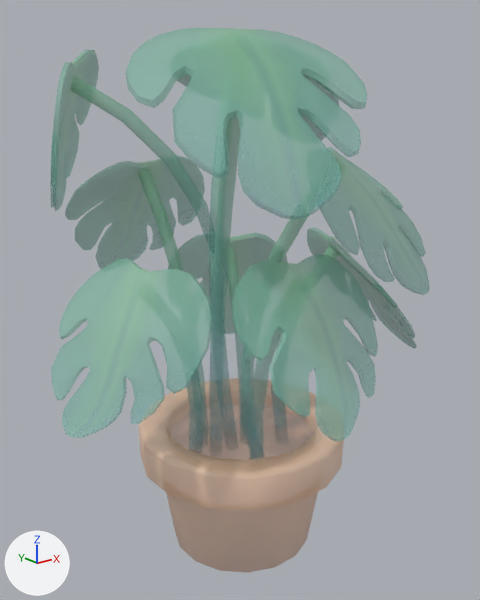
Before and after pictures for a commit that changed the FBX model Assets/Models/Tiny Treats plants/monstera_plant_large_potted.fbx.
Camera for both pictures: a 50 mm lens placed at (-2.8, -3.48, 3.32), pointed at (0.01, 0.03, 1.92). Arrows for +X, +Y and +Z are at lower left; the lights stay in place. Objects named as collision shapes, trigger or cutter boxes, shadow casters or lower levels of detail are left out. Where no turn or scale is listed for an object, it has been applied to the vertices.

In view in the first picture: 'monstera_plant_large_potted'.
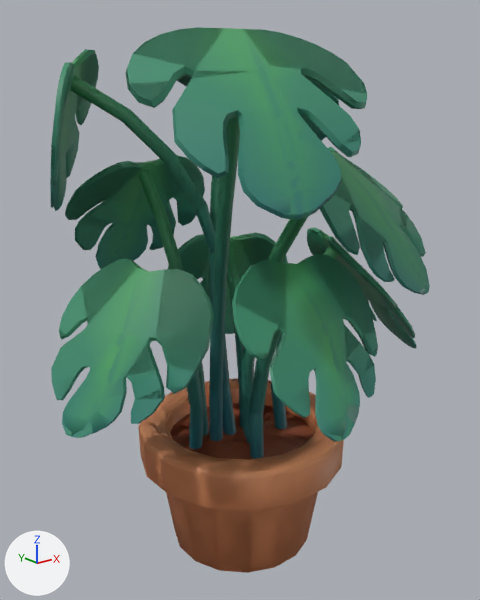
Boxes [x1, y1, x2, y2] around the edits, measured in the pictures (480 x 600 px):
'monstera_plant_large_potted', surface changed: [50, 27, 429, 573] in both
'monstera_plant_large_potted_LOD1', added (green): after [50, 27, 430, 573]

What changed in the scene script:
```text
Change img_tiny_treats_texture_1_png:
    img_tiny_treats_texture_1_png: load_image('tiny_treats_texture_1.png', 'tiny_treats_texture_1.png', 1024, 1024, 'Non-Color') -> load_image('tiny_treats_texture_1.png', 'tiny_treats_texture_1.png', 1024, 1024, 'sRGB')
Change mat_tiny_treats_1:
    remove n3 = _N.new('ShaderNodeTexImage'); n3.name = 'Image Texture.001'
    remove n3.image = img_tiny_treats_texture_1_png
    where n0 = _N.new('ShaderNodeBsdfPrincipled'); n0.name = 'Principled BSDF'
    remove _L.new(n3.outputs[0], n0.inputs[4])  # 'Color' to 'Alpha'
    where n2 = _N.new('ShaderNodeTexImage'); n2.name = 'Image Texture'
    add _L.new(n2.outputs[1], n0.inputs[4])  # 'Alpha' to 'Alpha'
Add me_monstera_plant_large_potted_001:
    me_monstera_plant_large_potted_001.from_pydata(...)  # 2525 vertices, 2758 faces; spans x -1.4..1.19, y -1.31..1.48, z 0.0..3.68
    me_monstera_plant_large_potted_001.materials.append(mat_tiny_treats_1)  # picture img_tiny_treats_texture_1_png
Add ob_monstera_plant_large_potted_lod1:
    ob_monstera_plant_large_potted_lod1 = bpy.data.objects.new('monstera_plant_large_potted_LOD1', me_monstera_plant_large_potted_001)
    ob_monstera_plant_large_potted_lod1.location = (0.0, 0.0, 0.0)
```
